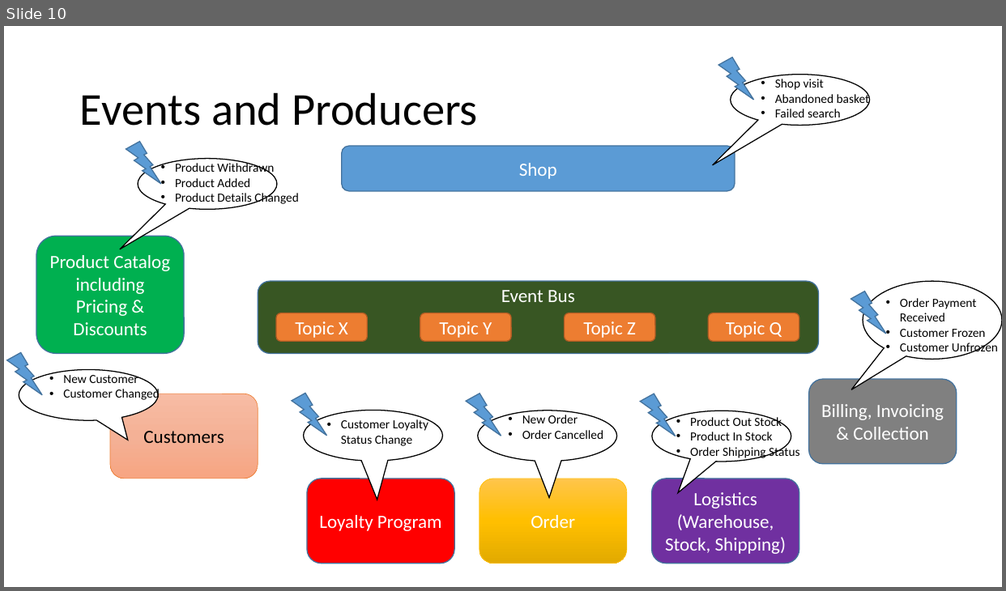
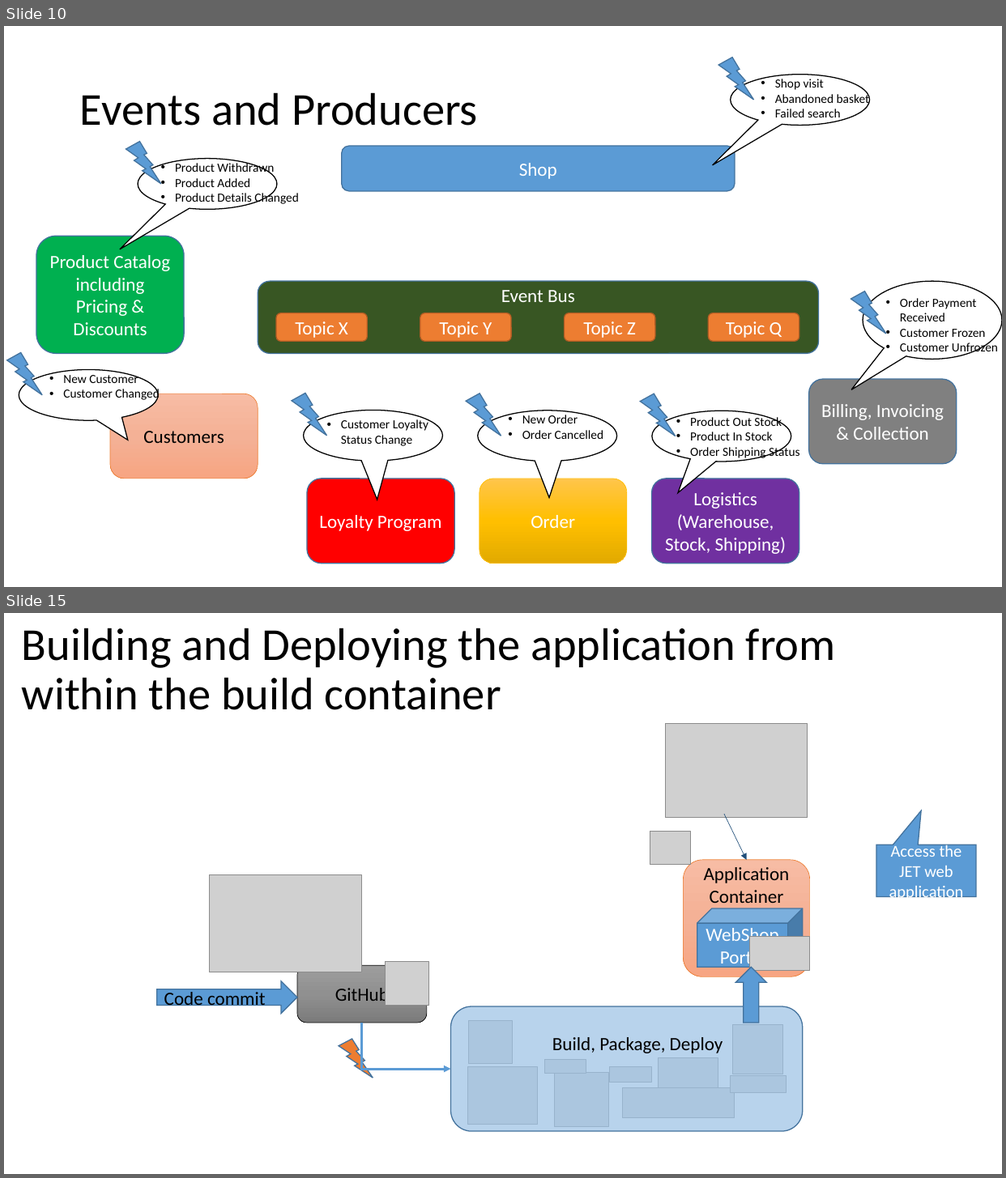
Before and after one commit to lucasjellema/logistics-microservice-soaring-clouds-sequel, a slide deck: Logistics-Microservice-in-Soaring through the Clouds – The Sequel.pptx. Shown one above the other, each under a label of ours: slide 10 before the commit, slides 10 and 15 after it; the slides between them are not shown. The pictures are 1006x591 and 1006x1178 pixels, drawn with LibreOffice and Linux fonts; fonts in the diff are those of the drawing; grey boxes stand for pictures. Boxes give left, top, right and bottom in pixels: in the first picture for what was removed or moved away, otherwise in the second. Text is boxed around its words. In the diff, an @@ line names an element or a change of style, - is before the commit and + after.

Commit message:
Adding slides on Wercker K8S Pipeline and Docker PSM ACC build to deploy pipeline

```diff
--- a/Logistics-Microservice-in-Soaring through the Clouds – The Sequel.pptx
+++ b/Logistics-Microservice-in-Soaring through the Clouds – The Sequel.pptx
@@ slide 15 added at [4,613,1002,1174], background #FFFFFF @@
@@ title added at [22,628,836,710], 44 pt, text #000000 @@
+Building and Deploying the application from within the build container
@@ picture added at [666,723,808,818] @@
@@ arrow added from (724, 815) to (747, 860), #1F4E79 0.5 pt @@
@@ picture added at [650,832,691,865] @@
@@ speech box added at [877,845,977,897], fill #5B9BD5, outline #43739E 1 pt, 16 pt, text #FFFFFF @@
+Access the JET web application
@@ picture added at [209,875,362,973] @@
@@ rounded rectangle added at [683,860,809,977], fill gradient #F7BDA5 to #F5B196 to #F8A582, outline #ED7D31 0.5 pt, 18 pt, text #000000 @@
+Application Container
@@ cube added at [697,909,803,967], fill #5B9BD5, outline #43739E 1 pt, 18 pt, text #FFFFFF @@
+WebShop Portal
@@ picture added at [750,936,809,971] @@
@@ rounded rectangle added at [297,965,427,1023], fill gradient #9D9D9D to #909090 to #7C7C7C, outline #000000 0.5 pt, 18 pt, text #000000 @@
+GitHub
@@ picture added at [386,962,429,1005] @@
@@ up arrow added at [736,967,767,1023], fill #5B9BD5, outline #43739E 1 pt @@
@@ right arrow added at [157,982,297,1013], fill #5B9BD5, outline #43739E 1 pt @@
@@ text added at [164,992,266,1011], 18 pt, text #000000 @@
+Code commit
@@ elbow arrow added from (362, 1023) to (451, 1069), #5B9BD5 2.25 pt @@
@@ rounded rectangle added at [451,1007,803,1131], fill #9DC3E6 at 72% opacity, outline #43739E 1 pt @@
@@ picture added at [469,1021,513,1064] @@
@@ picture added at [733,1024,783,1075] @@
@@ lightning bolt added at [339,1039,373,1078], fill #ED7D31, outline #43739E 1 pt @@
@@ text added at [552,1037,723,1054], 18 pt, text #000000 @@
+Build, Package, Deploy
@@ picture added at [468,1067,538,1125] @@
@@ picture added at [544,1060,586,1073] @@
@@ picture added at [555,1072,609,1127] @@
@@ picture added at [610,1067,651,1083] @@
@@ picture added at [658,1059,718,1093] @@
@@ picture added at [622,1088,735,1118] @@
@@ picture added at [731,1076,786,1093] @@
```
Also in this commit, not shown: 1 slide changed, 5 other slides added.
